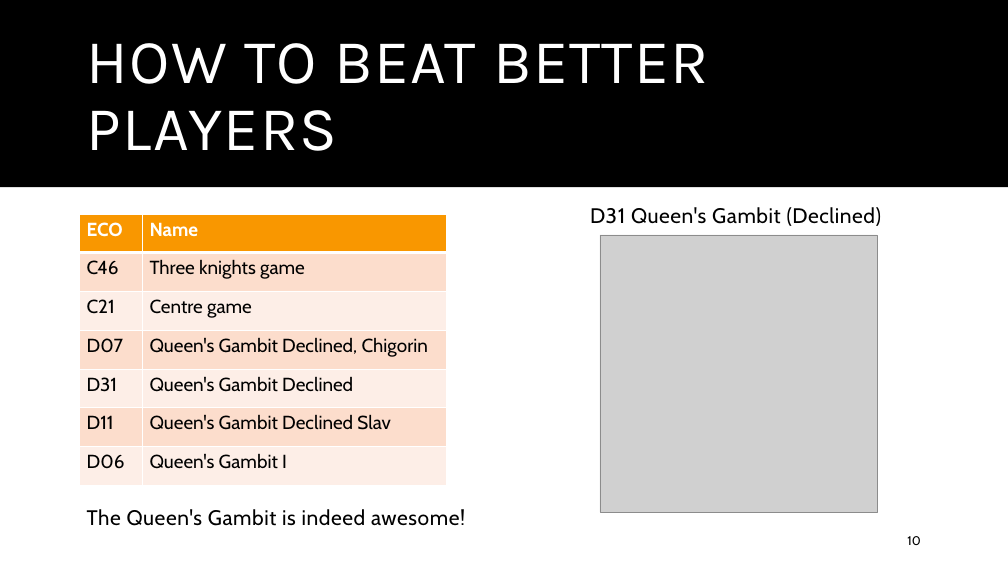
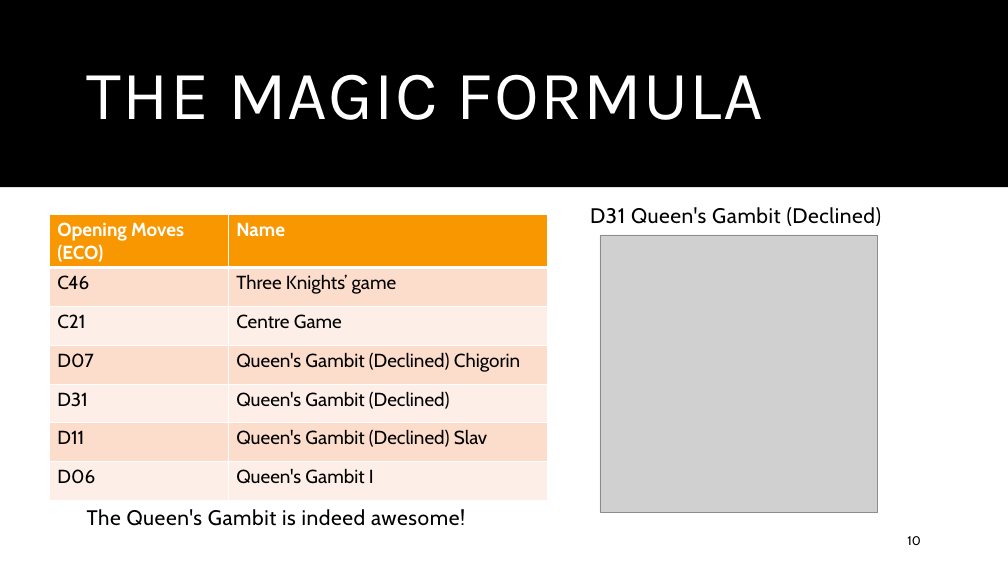
Before and after one commit to AGordon777/Unit5-MidProject, a slide deck: slide 10 of Presentation.pptx. Drawn at 1008x567 pixels with LibreOffice and Linux fonts; fonts in the diff are those of the drawing; grey boxes stand for pictures. Boxes give left, top, right and bottom in pixels: in the first picture for what was removed or moved away, otherwise in the second. Text is boxed around its words. In the diff, an @@ line names an element or a change of style, - is before the commit and + after.

```diff
--- a/Presentation.pptx
+++ b/Presentation.pptx
@@ title at (87, 74, 764, 120): text changed; size 59.4 to 66 pt @@
-HOW TO BEAT BETTER PLAYERS
+THE MAGIC FORMULA
@@ table at (50, 214, 548, 500) @@
-row 1, column 1: ECO
+row 1, column 1: Opening Moves / (ECO)
-row 2, column 2: Three knights game
+row 2, column 2: Three Knights’ game
-row 3, column 2: Centre game
+row 3, column 2: Centre Game
-row 4, column 2: Queen's Gambit Declined, Chigorin
+row 4, column 2: Queen's Gambit (Declined) Chigorin
-row 5, column 2: Queen's Gambit Declined
+row 5, column 2: Queen's Gambit (Declined)
-row 6, column 2: Queen's Gambit Declined Slav
+row 6, column 2: Queen's Gambit (Declined) Slav
@@ table: place and size @@
-table at (79, 214, 445, 485)
+table at (50, 214, 548, 500)
```
Also in this commit, not shown: 7 other slides changed, 2 other files.
